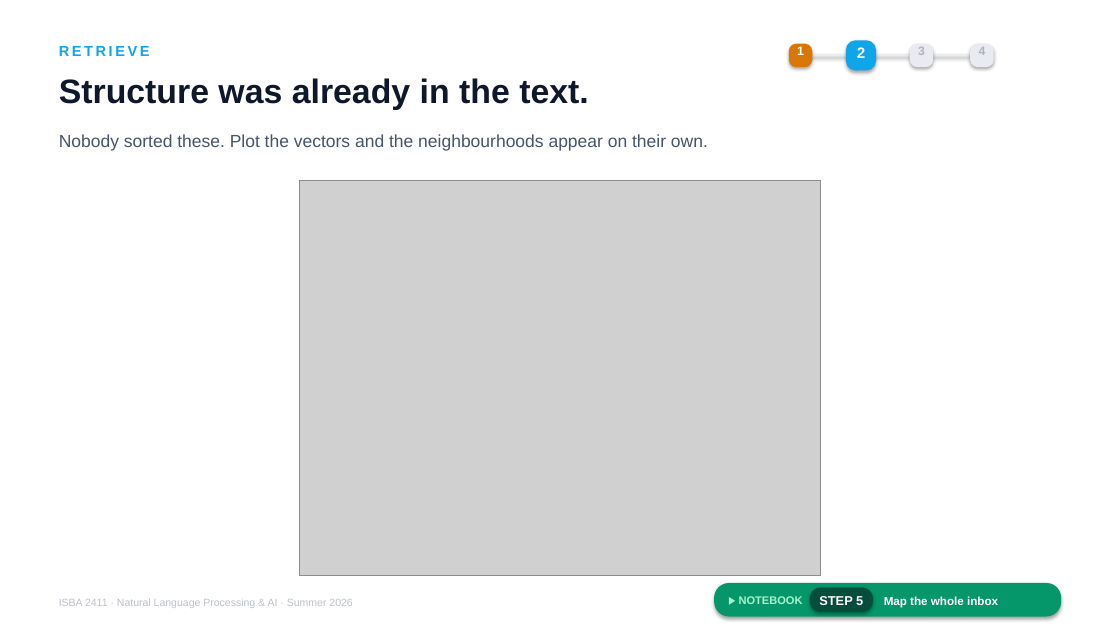
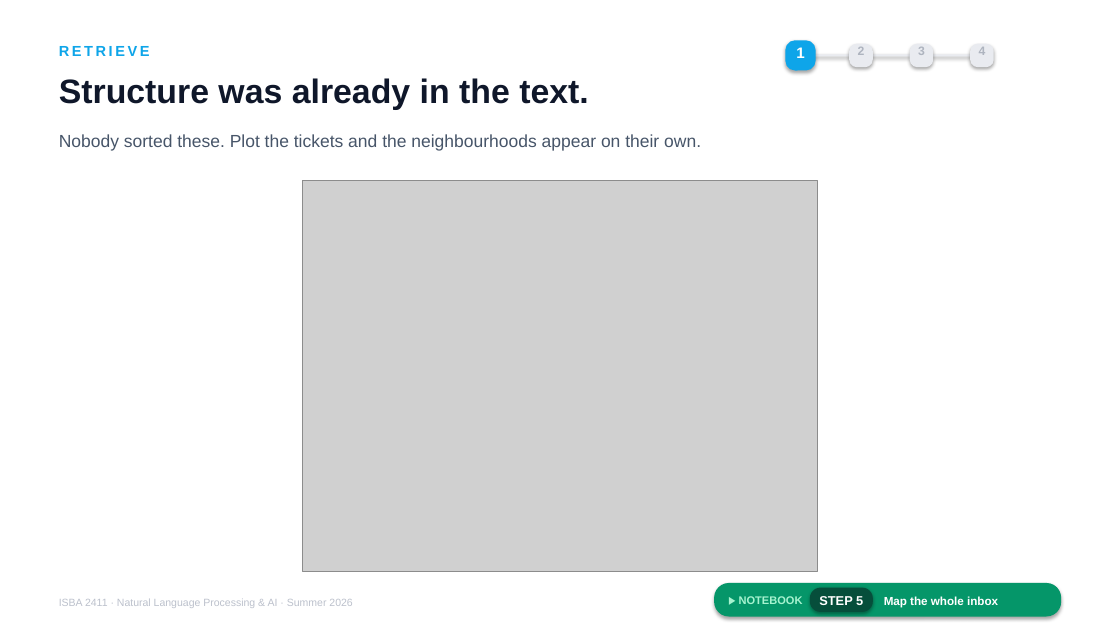
Before and after one commit to JulesMalin/isba2411-nlp, a slide deck: slide 7 of Week 7/L13_Support_Copilot.pptx (slide 14 before the commit). Drawn at 1120x630 pixels with LibreOffice and Linux fonts; fonts in the diff are those of the drawing; grey boxes stand for pictures. Boxes give left, top, right and bottom in pixels: in the first picture for what was removed or moved away, otherwise in the second. Text is boxed around its words. In the diff, an @@ line names an element or a change of style, - is before the commit and + after.

```diff
--- a/Week 7/L13_Support_Copilot.pptx
+++ b/Week 7/L13_Support_Copilot.pptx
@@ text "1" at box(796, 47, 804, 58): size 10.5 to 13 pt @@
@@ rounded rectangle: place and size @@
-rounded rectangle at box(789, 44, 812, 67)
+rounded rectangle at box(786, 40, 816, 71)
@@ rounded rectangle at box(786, 40, 816, 71): fill #D97706 to #0EA5E9 @@
@@ text "2" at box(858, 47, 865, 55): size 13 to 10.5 pt, text colour #FFFFFF to #AEB4BF @@
@@ rounded rectangle: place and size @@
-rounded rectangle at box(846, 40, 876, 71)
+rounded rectangle at box(849, 44, 873, 67)
@@ rounded rectangle at box(849, 44, 873, 67): fill #0EA5E9 to #E9EBF0 @@
@@ text at box(59, 134, 701, 151): text changed @@
-Nobody sorted these. Plot the vectors and the neighbourhoods appear on their own.
+Nobody sorted these. Plot the tickets and the neighbourhoods appear on their own.
@@ picture: place and size @@
-picture at box(300, 181, 821, 576)
+picture at box(302, 181, 818, 571)
```
Also in this commit, not shown: 12 other slides changed, 1 slide added, 5 slides removed.
